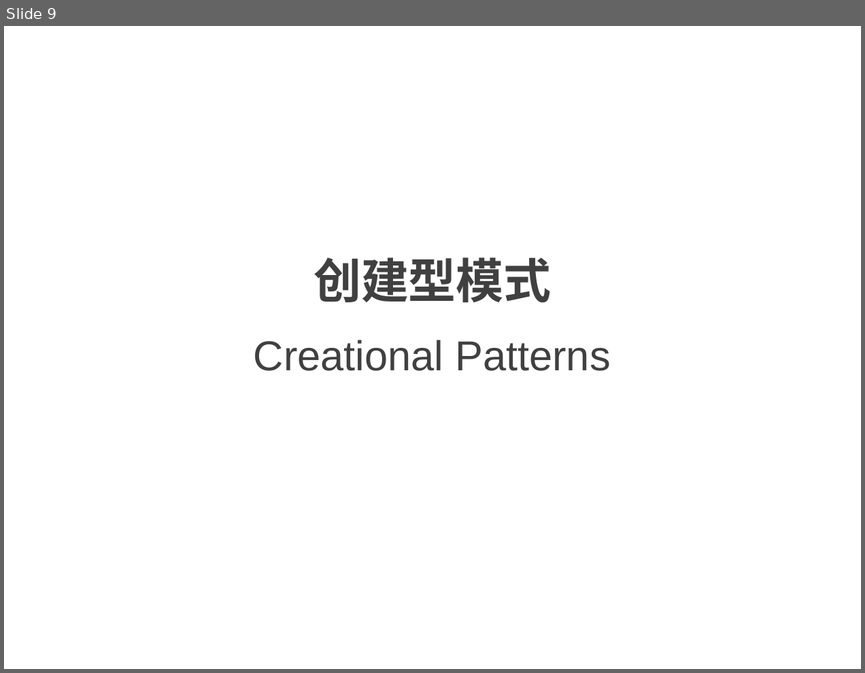
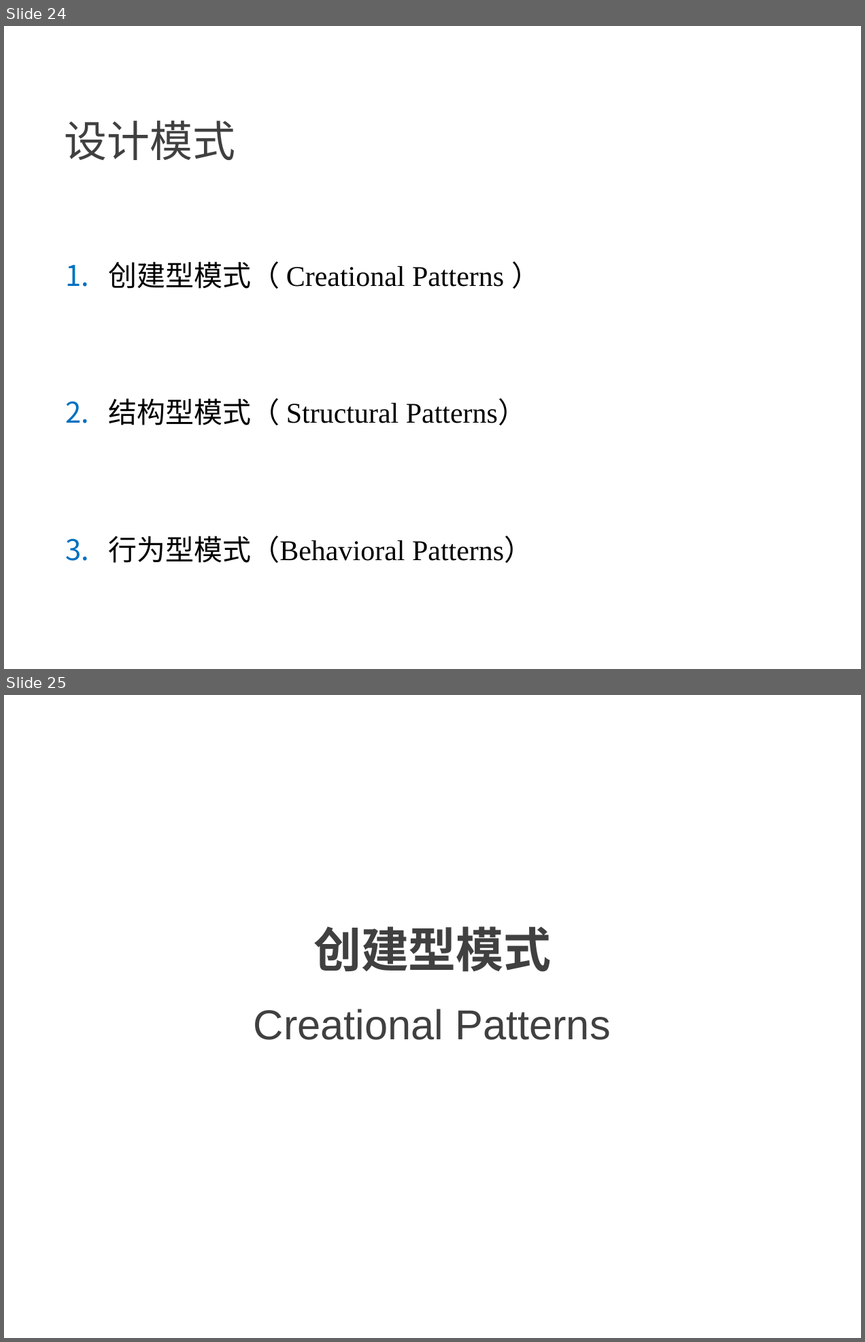
Before and after one commit to NewGr8Player/My-PPT, a slide deck: Design pattern/23种设计模式详解.pptx. Shown one above the other, each under a label of ours: slide 9 before the commit, slides 24 and 25 after it. The pictures are 865x673 and 865x1342 pixels, drawn with LibreOffice and Linux fonts; fonts in the diff are those of the drawing. Boxes give left, top, right and bottom in pixels: in the first picture for what was removed or moved away, otherwise in the second. Text is boxed around its words. In the diff, an @@ line names an element or a change of style, - is before the commit and + after.

```diff
--- a/Design pattern/23种设计模式详解.pptx
+++ b/Design pattern/23种设计模式详解.pptx
@@ slide 24 added at box(4, 26, 861, 669), background #FFFFFF @@
@@ text added at box(64, 121, 235, 160), 36 pt, text #404040 @@
+设计模式
@@ text added at box(108, 261, 532, 563), 24 pt, text #000000 @@
+1. 创建型模式（ Creational Patterns ）
+2. 结构型模式（ Structural Patterns）
+3. 行为型模式（Behavioral Patterns）
@@ what was slide 9 is now slide 25 @@
```
Also in this commit, not shown: 3 slides changed, 15 other slides added, 2 other files.
